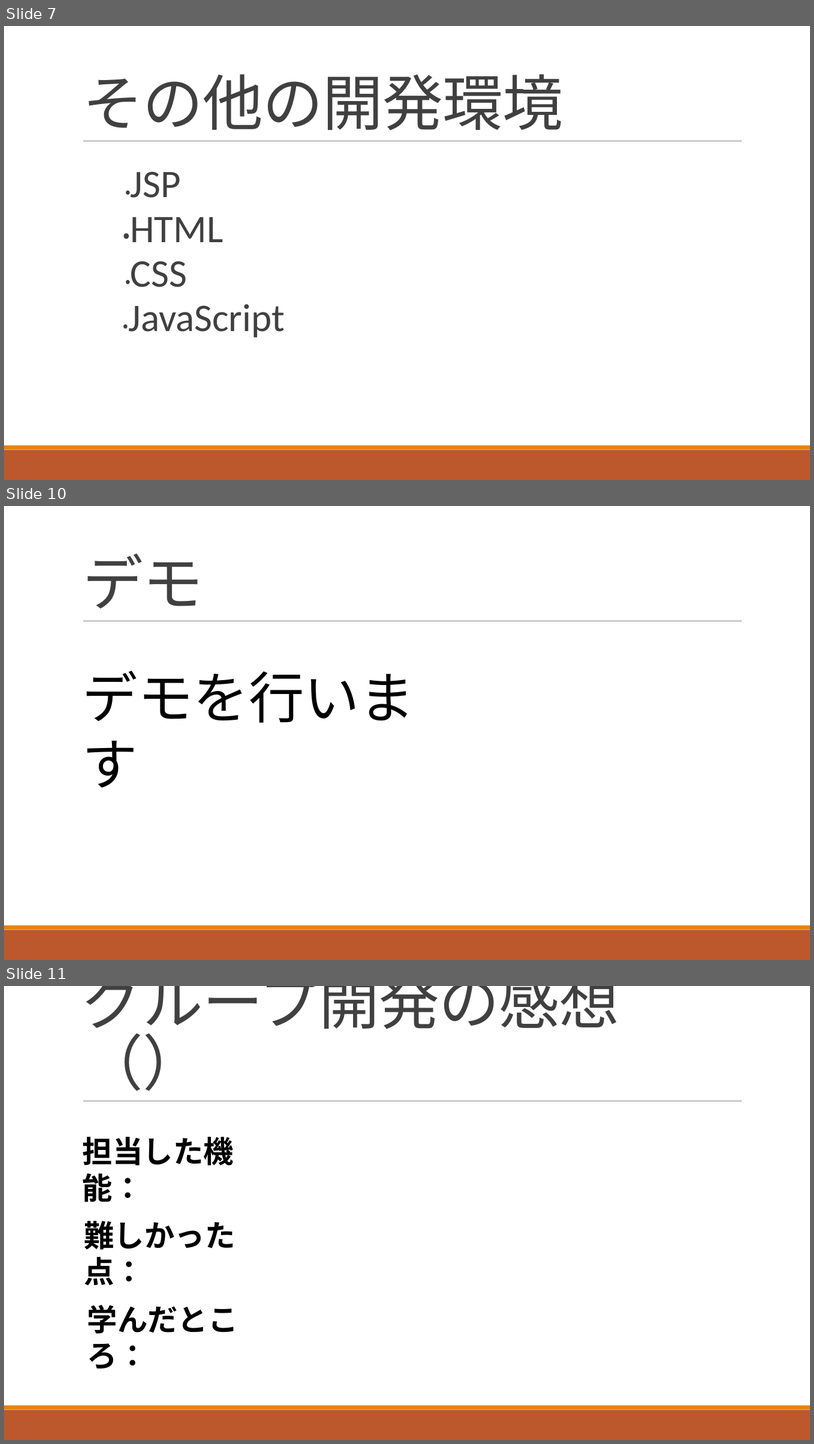
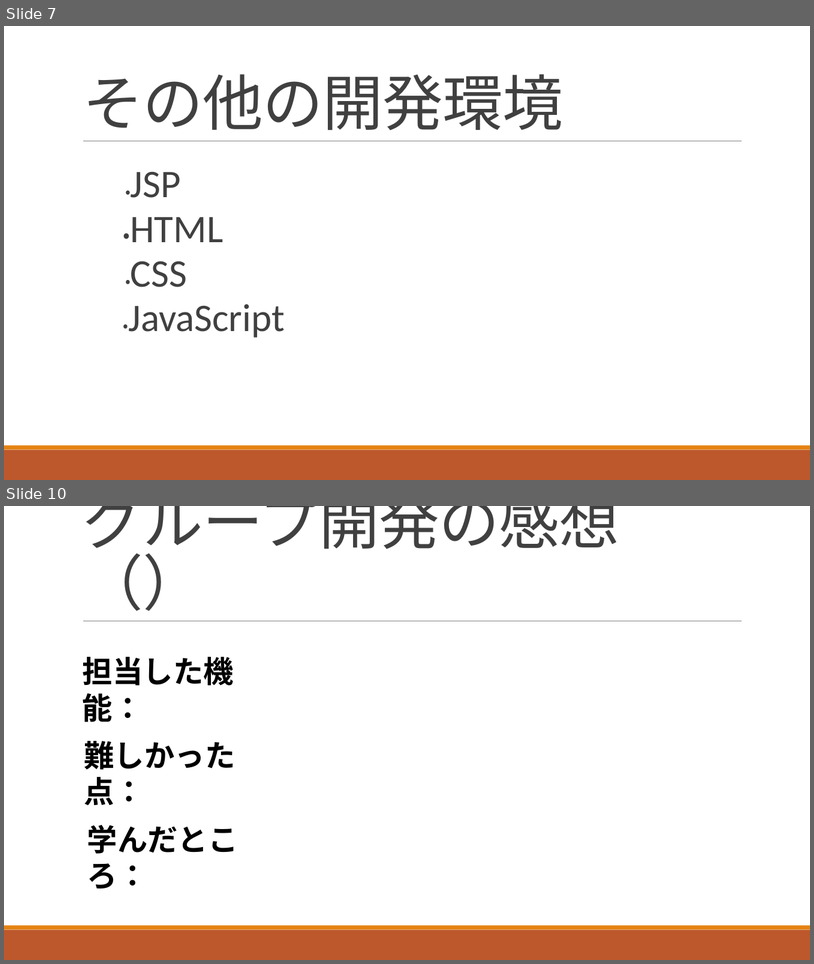
Before and after one commit to ShunjiYamamoto/groupA, a slide deck: 9.発表資料/グループ開発_Aグループ発表資料.pptx. Shown one above the other, each under a label of ours: slides 7, 10 and 11 before the commit, slides 7 and 10 after it; the slides between them are not shown. The pictures are 814x1444 and 814x964 pixels, drawn with LibreOffice and Linux fonts; fonts in the diff are those of the drawing. Boxes give left, top, right and bottom in pixels: in the first picture for what was removed or moved away, otherwise in the second. Text is boxed around its words. In the diff, an @@ line names an element or a change of style, - is before the commit and + after.

```diff
--- a/9.発表資料/グループ開発_Aグループ発表資料.pptx
+++ b/9.発表資料/グループ開発_Aグループ発表資料.pptx
@@ slide 10 removed at (4,506,810,960), background #FFFFFF; not listed: 3 template elements that a slide beside it also shows @@
@@ title removed at (83,553,203,609) @@
-デモ
@@ text removed at (83,670,415,787) @@
-デモを行います
@@ what was slide 11 is now slide 10 @@
```
Also in this commit, not shown: 2 slides changed.
